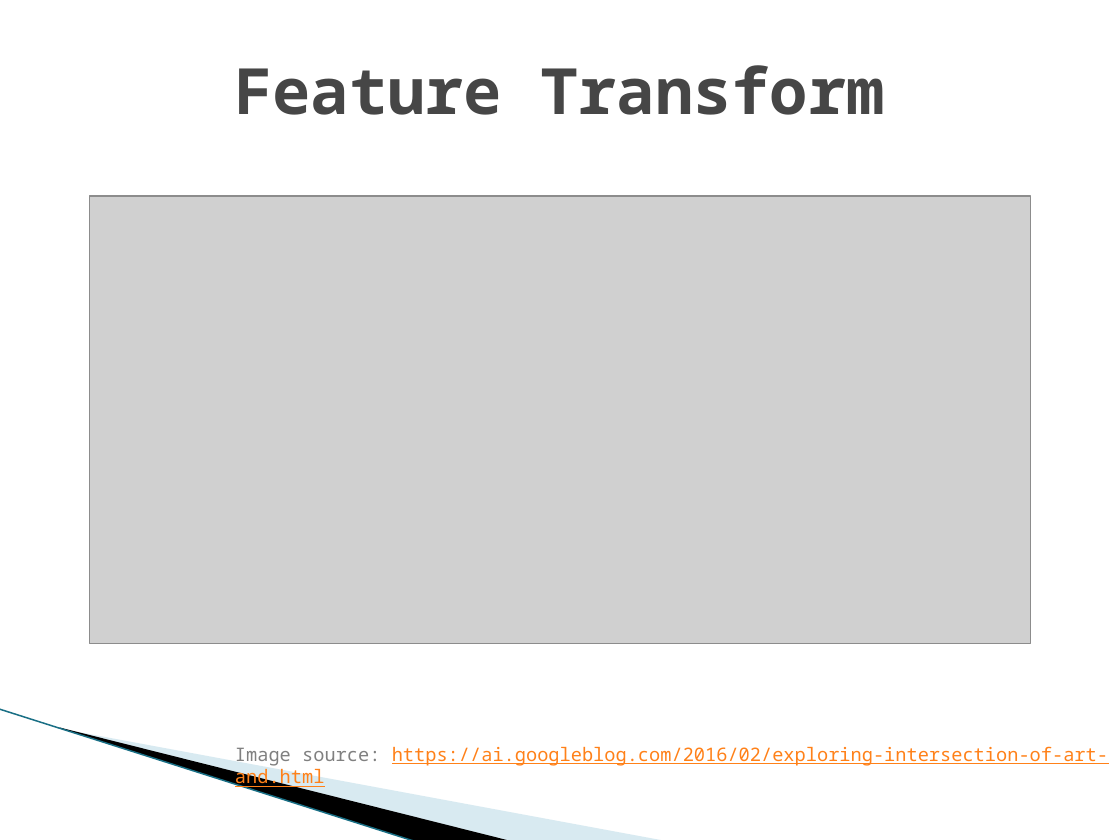
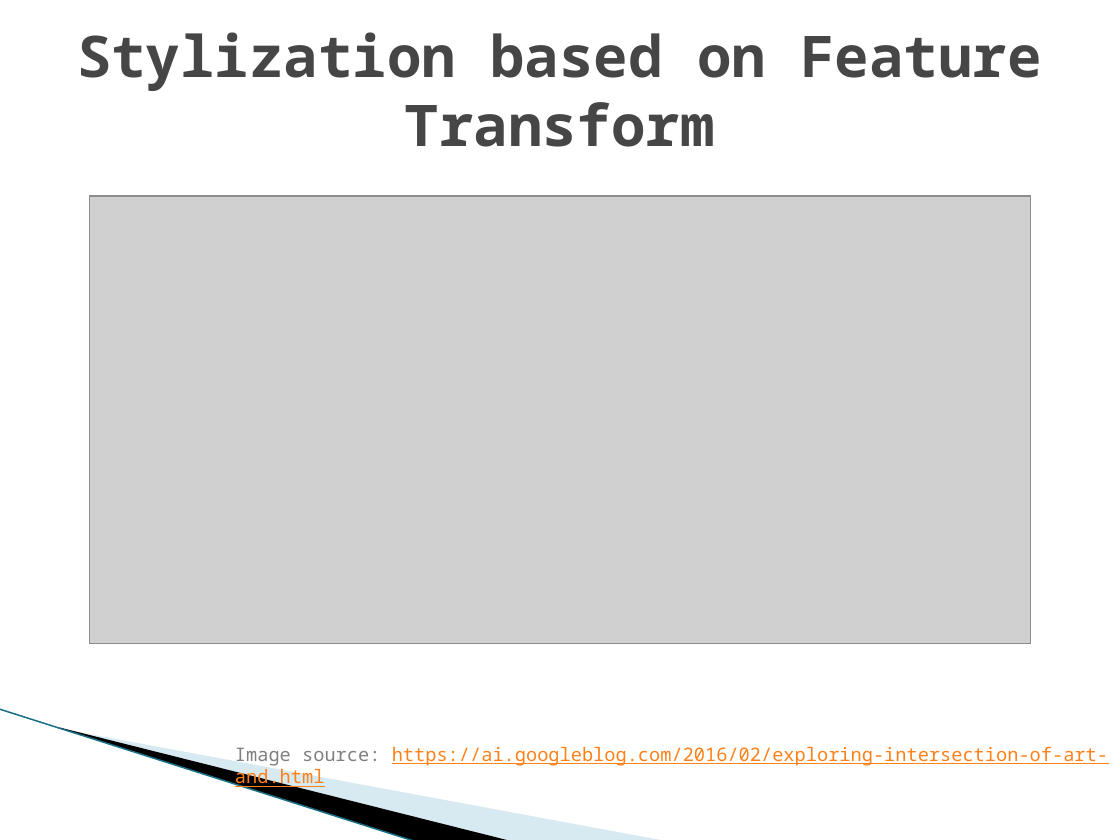
Before and after one commit to eyalw711/universal_style_transfer, a slide deck: slide 3 of ppt/Universal Style transfer via Feature Transform.pptx. Drawn at 1120x840 pixels with LibreOffice and Linux fonts; fonts in the diff are those of the drawing; grey boxes stand for pictures; background and template pictures are left out. Boxes give left, top, right and bottom in pixels: in the first picture for what was removed or moved away, otherwise in the second. Text is boxed around its words. In the diff, an @@ line names an element or a change of style, - is before the commit and + after.

Commit message:
ppt change

```diff
--- a/ppt/Universal Style transfer via Feature Transform.pptx
+++ b/ppt/Universal Style transfer via Feature Transform.pptx
@@ title at (77,32,1041,147): text changed; size 41 to 36.9 pt @@
-Feature Transform
+Stylization based on Feature Transform
```
Also in this commit, not shown: 1 other slide changed, 1 slide added.
